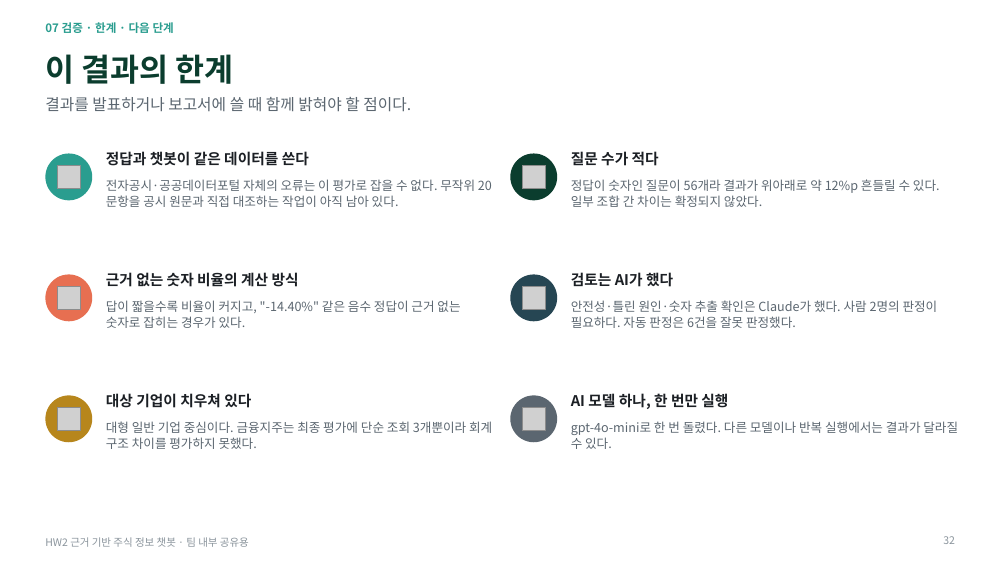
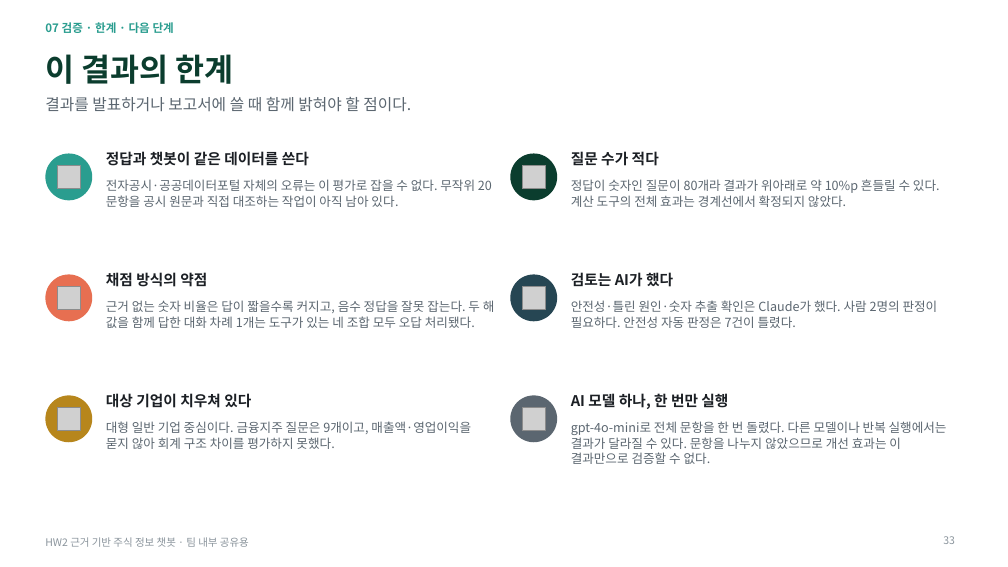
Before and after one commit to hojin9908/Stock_ChatBot, a slide deck: slide 33 of Presentation/HW2_주식챗봇_실험결과_정리.pptx (slide 32 before the commit). Drawn at 1008x567 pixels with LibreOffice and Linux fonts; fonts in the diff are those of the drawing; grey boxes stand for pictures. Boxes give left, top, right and bottom in pixels: in the first picture for what was removed or moved away, otherwise in the second. Text is boxed around its words. In the diff, an @@ line names an element or a change of style, - is before the commit and + after.

```diff
--- a/Presentation/HW2_주식챗봇_실험결과_정리.pptx
+++ b/Presentation/HW2_주식챗봇_실험결과_정리.pptx
@@ text at box(571, 179, 940, 207): text changed @@
-정답이 숫자인 질문이 56개라 결과가 위아래로 약 12%p 흔들릴 수 있다. 일부 조합 간 차이는 확정되지 않았다.
+정답이 숫자인 질문이 80개라 결과가 위아래로 약 10%p 흔들릴 수 있다. 계산 도구의 전체 효과는 경계선에서 확정되지 않았다.
@@ text at box(106, 272, 207, 287): text changed @@
-근거 없는 숫자 비율의 계산 방식
+채점 방식의 약점
@@ text at box(106, 300, 495, 328): text changed @@
-답이 짧을수록 비율이 커지고, "-14.40%" 같은 음수 정답이 근거 없는 숫자로 잡히는 경우가 있다.
+근거 없는 숫자 비율은 답이 짧을수록 커지고, 음수 정답을 잘못 잡는다. 두 해 값을 함께 답한 대화 차례 1개는 도구가 있는 네 조합 모두 오답 처리됐다.
@@ text at box(571, 300, 938, 328): text changed @@
-안전성·틀린 원인·숫자 추출 확인은 Claude가 했다. 사람 2명의 판정이 필요하다. 자동 판정은 6건을 잘못 판정했다.
+안전성·틀린 원인·숫자 추출 확인은 Claude가 했다. 사람 2명의 판정이 필요하다. 안전성 자동 판정은 7건이 틀렸다.
@@ text at box(106, 421, 471, 449): text changed @@
-대형 일반 기업 중심이다. 금융지주는 최종 평가에 단순 조회 3개뿐이라 회계 구조 차이를 평가하지 못했다.
+대형 일반 기업 중심이다. 금융지주 질문은 9개이고, 매출액·영업이익을 묻지 않아 회계 구조 차이를 평가하지 못했다.
@@ text at box(571, 421, 947, 464): text changed @@
-gpt-4o-mini로 한 번 돌렸다. 다른 모델이나 반복 실행에서는 결과가 달라질 수 있다.
+gpt-4o-mini로 전체 문항을 한 번 돌렸다. 다른 모델이나 반복 실행에서는 결과가 달라질 수 있다. 문항을 나누지 않았으므로 개선 효과는 이 결과만으로 검증할 수 없다.
```
Also in this commit, not shown: 28 other slides changed, 1 slide added, 28 other files.
